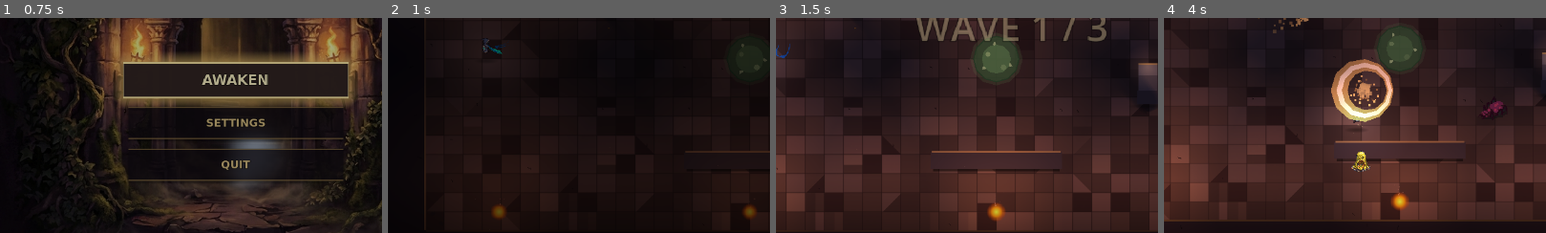
Above: before the commit, frames 1-4 (left to right).
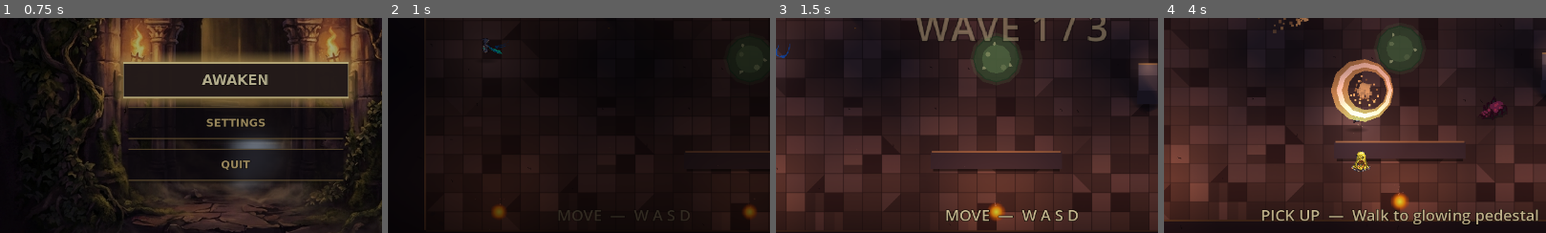
Above: after the commit, the same moments.

Repository: alitaghva1/ethera
Game: Godot game, scene res://scenes/main_menu.tscn
Same seed, same stepped clock (60 frames per second), same inputs: the game is played once before the commit and once after it.
Inputs (mouse positions are % of the whole screen's width and height, from its top left):
- Up to frame 1 (0.75 s): tap Enter at 0.5 s; move the mouse to (72, 45) at 0.52 s; press the mouse at (72, 45) at 0.53 s; hold D (move_right) from 0.53 s (still down)
- Up to frame 2 (1 s): keep holding D (move_right); tap Shift (dash_strike) at 0.8 s
- Up to frame 3 (1.5 s): release D (move_right) at 1.25 s; release the mouse at (72, 45) at 1.25 s; drag from (30, 55) to (15, 22) at 1.27 s
- Up to frame 4 (4 s): move the mouse to (60, 28) at 2.02 s; press the mouse at (60, 28) at 2.03 s; hold D (move_right) 2.03-2.75 s; tap Shift (dash_strike) at 2.3, 3.6 s; release the mouse at (60, 28) at 2.75 s; drag from (45, 70) to (20, 35) at 2.77 s; move the mouse to (80, 65) at 3.52 s; hold A (move_left) from 3.53 s (still down); click (80, 65) at 3.67 s
The pictures show only the part of the screen within x 19-69%, y 40-90%; the shares and areas given below are measured in that part.

Frame 1 is identical in both runs. In frame 2, 0.3% of the frame differs, in the area x 44-79%, y 89-95%; in frame 3, 0.8%; in frame 4, 1.7%, in the area x 25-98%, y 88-96%.

Commit message:
feat(godot iter-160): first-run tutorial — MOVE → ATTACK → DASH → PICK UP
Skeleton → 0.2 pass: every new player drops into a 20-enemy, 63-relic,
hit-stop / shake / theme-tinted combat system blind. The existing
iter-123 controls hint was a one-line status_label that auto-fades —
useful but easily missed under combat. Real onboarding needs to gate
on actual player action so it's UNMISSABLE.

Iter-160 adds an in-room tutorial state machine that runs on the
very first room of the very first run (GameState.has_completed_tutorial
= false). Four sequential prompts, each gated on a specific input:

  WAIT_MOVE    "MOVE  —  W A S D"
               advances after hero has traveled ≥ 200 px (distance
               threshold so a stray button press doesn't skip it)

  WAIT_ATTACK  "ATTACK  —  LEFT MOUSE"
               advances on Input.is_action_just_pressed("attack")
               (fires whether or not the swing connected — player
               learning the input doesn't need an enemy nearby)

  WAIT_DASH    "DASH  —  SHIFT"
               advances on Input.is_action_just_pressed("dash_strike")

  WAIT_PICKUP  "PICK UP  —  Walk to glowing pedestal"
               advances when _on_pickup_claimed fires with a name in
               GameState.RELIC_REGISTRY (shrines / chest gold don't
               trigger the advance — must be a relic)

DONE fades the label out + sets has_completed_tutorial = true + saves
immediately. Persistent across runs / sessions — never shown again
unless the save is wiped.

UI: new TutorialLabel in main.tscn. Bottom-center, 26 pt warm-cream
on dark outline, fades in/out (0.45 s ease-out). modulate.a = 0 in
the .tscn so the very first frame doesn't flash before _arm_tutorial
sets the text.

State machine code (in main.gd):
  TutorialState enum: OFF / WAIT_MOVE / WAIT_ATTACK / WAIT_DASH /
                      WAIT_PICKUP / DONE
  _arm_tutorial() in _ready when has_completed_tutorial false + room 0
  _tick_tutorial(delta) per frame for the polled gates (MOVE distance,
                          attack / dash key just-pressed)
  pickup advance hooked into the existing _on_pickup_claimed
  _set_tutorial_text(text) snap + fade-in
  _finalize_tutorial() flags completion + fades out

Persistence: save_to_dict bumped (still version 5) to include the
new flag; load_from_dict tolerant-defaults to false on missing key.

Booted clean headless. Existing iter-123 controls hint stays — the
two systems overlap by intent (hint is a one-shot reminder, tutorial
is a guided sequence), but they don't fight each other (one writes
status_label, the other writes tutorial_label).

Co-Authored-By: Claude Opus 4.7 (1M context) <noreply@anthropic.com>

Diff:
--- a/slime-depths-godot/scenes/main.tscn
+++ b/slime-depths-godot/scenes/main.tscn
@@ -235,6 +235,34 @@
 horizontal_alignment = 2
 vertical_alignment = 1
 
+; Iter 160 — first-run tutorial prompt. Hidden by default; main.gd
+; activates only when GameState.has_completed_tutorial is false AND
+; we're in room 0. Bottom-center, big enough to read at a glance,
+; warm-cream color matching the title family. Prompts cycle through
+; MOVE → ATTACK → DASH → PICK UP, advancing on detected input.
+; Starts modulate.a = 0 so the fade-in tween from main.gd has a
+; clean ramp.
+[node name="TutorialLabel" type="Label" parent="UI"]
+anchors_preset = 5
+anchor_left = 0.5
+anchor_right = 0.5
+anchor_top = 1.0
+anchor_bottom = 1.0
+offset_left = -260.0
+offset_top = -130.0
+offset_right = 260.0
+offset_bottom = -68.0
+grow_horizontal = 2
+grow_vertical = 0
+modulate = Color(1, 1, 1, 0)
+theme_override_font_sizes/font_size = 26
+theme_override_colors/font_color = Color(1.0, 0.92, 0.72, 1.0)
+theme_override_colors/font_outline_color = Color(0.04, 0.02, 0.0, 0.95)
+theme_override_constants/outline_size = 4
+text = ""
+horizontal_alignment = 1
+vertical_alignment = 1
+
 ; ── Relics: small unobtrusive row top-left under HP ─────────────────
 ; No backing panel — the badges have their own per-icon styling and
 ; sit floating in the corner. When the player owns no relics (most of
--- a/slime-depths-godot/scripts/game_state.gd
+++ b/slime-depths-godot/scripts/game_state.gd
@@ -65,6 +65,11 @@
 # action (not implemented yet — when it lands, just include this
 # field in the reset list).
 var has_seen_controls_hint: bool = false
+# Iter 160 — first-run tutorial. Set true after the player completes
+# the 4-step prompt sequence (MOVE → ATTACK → DASH → PICK UP RELIC)
+# in their very first run's room 0. Persistent, so subsequent runs
+# never see the tutorial again unless the save is wiped.
+var has_completed_tutorial: bool = false
 
 # ── Relic registry ───────────────────────────────────────────────────
 # Modifier keys read by hero.gd:
@@ -925,6 +930,7 @@
 		"master_volume": master_volume,
 		"unlocked_achievements": unlocked_achievements,
 		"has_seen_controls_hint": has_seen_controls_hint,
+		"has_completed_tutorial": has_completed_tutorial,
 	}
 
 # Tolerant loader: every field has a default, missing keys are ignored,
@@ -949,6 +955,11 @@
 	# pre-v4 saves → false (player hasn't seen the hint on this profile,
 	# so it shows on next room load — desired behavior on upgrade).
 	has_seen_controls_hint = bool(d.get("has_seen_controls_hint", false))
+	# Iter 160 — tutorial completion flag. Missing on pre-v5 saves → false
+	# (the existing player sees the tutorial on their next first room
+	# load — fine, it's a 30-second beat that auto-completes once they
+	# play).
+	has_completed_tutorial = bool(d.get("has_completed_tutorial", false))
 
 	# Array[String] needs a fresh typed array — JSON returns a plain
 	# Array (no element typing) so we rebuild element-by-element and
--- a/slime-depths-godot/scripts/main.gd
+++ b/slime-depths-godot/scripts/main.gd
@@ -212,6 +212,10 @@
 # RunState.run_elapsed_seconds(). Stops updating when _alive flips
 # false (hero death finalizes via GameState.finalize_run_time).
 @onready var run_timer_label: Label = $UI/RunTimerLabel
+# Iter 160 — first-run tutorial prompt label. Lifecycle managed by
+# the tutorial state machine below. Hidden (modulate.a = 0) until
+# armed in _ready (only on first-ever run AND room 0).
+@onready var tutorial_label: Label = $UI/TutorialLabel
 @onready var room_label: Label = $UI/RoomLabel
 @onready var boss_bar: VBoxContainer = $UI/BossBar
 @onready var boss_name: Label = $UI/BossBar/Name
@@ -376,6 +380,26 @@
 var _wave_fade_tween: Tween = null
 var _hit_stop_timer := 0.0
 var _death_screen: Node = null
+
+# Iter 160 — first-run tutorial state machine. Runs only on the very
+# first room of the very first run (GameState.has_completed_tutorial
+# = false). Each step gates on a specific input the player must
+# perform; once detected, advances to the next prompt. Tracking
+# distance traveled instead of a single "first key press" so a stray
+# button mash doesn't skip the MOVE step.
+enum TutorialState {
+	OFF,             # tutorial not active (subsequent rooms / runs)
+	WAIT_MOVE,       # show "MOVE — WASD" until ~200 px traveled
+	WAIT_ATTACK,     # show "ATTACK — LEFT MOUSE" until attack pressed
+	WAIT_DASH,       # show "DASH — SHIFT" until dash strike pressed
+	WAIT_PICKUP,     # show "PICK UP RELIC — Walk to glowing pedestal"
+	DONE,            # short fade-out then OFF + persist completion
+}
+var _tutorial_state: TutorialState = TutorialState.OFF
+var _tutorial_distance_moved: float = 0.0
+const TUTORIAL_MOVE_THRESHOLD: float = 200.0
+const TUTORIAL_FADE_DUR: float = 0.45
+var _tutorial_fade_tween: Tween = null
 # Iter 15 — count of enemies queued by _start_wave that haven't
 # actually spawned yet (timer-deferred). The wave-clear check in
 # _process needs to know about these so the staggered spawn window
@@ -586,6 +610,13 @@
 		SaveSystem.save_now()
 	else:
 		status_label.text = ""
+	# Iter 160 — first-run tutorial prompts. Activates only on the
+	# very first room of the very first run (has_completed_tutorial
+	# false). Plays out a 4-step sequence: MOVE → ATTACK → DASH →
+	# PICK UP. Sets the flag + saves once DONE so it never appears
+	# again, even across runs / sessions, until the save is wiped.
+	if not GameState.has_completed_tutorial and RunState.current_room_index == 0:
+		_arm_tutorial()
 	wave_label.text = "WAVE 1 / %d  incoming" % max(1, _waves.size())
 	# Iter 33 — special-room dispatch. Combat rooms run the wave timer
 	# as before; treasure / shrine rooms skip waves and route through
@@ -615,6 +646,11 @@
 	# fight the snapping. Stops updating after hero death (_alive flips
 	# false in _on_hero_died) so the last visible time is the death-time.
 	_update_run_timer_label()
+	# Iter 160 — tutorial progression. Cheap branch when state is OFF
+	# (early-out on the first line) so the polling cost is negligible
+	# in the steady state.
+	if _tutorial_state != TutorialState.OFF:
+		_tick_tutorial(get_process_delta_time())
 	if _hit_stop_timer > 0.0:
 		_hit_stop_timer -= 1.0 / 60.0
 		if _hit_stop_timer <= 0.0:
@@ -2695,6 +2731,12 @@
 	# matching icon → no tween fires for them, which is correct.
 	_rebuild_relic_strip(_name)
 	_resolve_room_pickup()
+	# Iter 160 — tutorial: WAIT_PICKUP advances when a RELIC pickup
+	# happens (filtered above; shrines pass-through but we want a
+	# RELIC specifically for the tutorial). The advance fades the
+	# prompt out + flags completion in _finalize_tutorial.
+	if _tutorial_state == TutorialState.WAIT_PICKUP and GameState.RELIC_REGISTRY.has(_name):
+		_advance_tutorial(TutorialState.DONE, "")
 
 # iter-118: Portal placement clearance. Doors visually want at least
 # DOOR_CLEARANCE_RADIUS px of free space around their spawn position so
@@ -3459,6 +3501,86 @@
 # Polling avoids having to wrap all 9 call sites that set
 # status_label.text — they keep working unmodified, and this loop
 # handles state reset automatically.
+# Iter 160 — first-run tutorial. State machine spelled out in the
+# TutorialState enum at the top of the file. Each step is a
+# single-line text prompt with a defined input gate; once detected,
+# advance to the next step. The DONE state runs once on transition
+# in (set GameState flag + persist), then OFF.
+#
+# Design notes:
+#   • Distance-based gate on MOVE (not "first input") so a stray
+#     button press during loading doesn't skip the prompt.
+#   • Input.is_action_just_pressed used for ATTACK and DASH so the
+#     gate fires whether or not the swing/dash actually CONNECTED
+#     with anything — the player learning to dash doesn't have an
+#     enemy nearby to dash through.
+#   • PICK UP gate uses the existing Events.pickup_claimed signal
+#     subscriber (_on_pickup_claimed) — extended to also advance
+#     the tutorial state when in WAIT_PICKUP. Filter on the name
+#     being in RELIC_REGISTRY so chest "gold" pickups don't count.
+func _arm_tutorial() -> void:
+	if tutorial_label == null:
+		return
+	_tutorial_state = TutorialState.WAIT_MOVE
+	_tutorial_distance_moved = 0.0
+	_set_tutorial_text("MOVE  —  W A S D")
+
+func _tick_tutorial(delta: float) -> void:
+	match _tutorial_state:
+		TutorialState.WAIT_MOVE:
+			if hero != null:
+				_tutorial_distance_moved += hero.velocity.length() * delta
+				if _tutorial_distance_moved >= TUTORIAL_MOVE_THRESHOLD:
+					_advance_tutorial(TutorialState.WAIT_ATTACK, "ATTACK  —  LEFT MOUSE")
+		TutorialState.WAIT_ATTACK:
+			if Input.is_action_just_pressed("attack"):
+				_advance_tutorial(TutorialState.WAIT_DASH, "DASH  —  SHIFT")
+		TutorialState.WAIT_DASH:
+			if Input.is_action_just_pressed("dash_strike"):
+				_advance_tutorial(TutorialState.WAIT_PICKUP, "PICK UP  —  Walk to glowing pedestal")
+		TutorialState.WAIT_PICKUP:
+			# Advance hook lives in _on_pickup_claimed extension below.
+			pass
+		TutorialState.DONE:
+			_finalize_tutorial()
+		_:
+			pass
+
+func _advance_tutorial(next: TutorialState, prompt: String) -> void:
+	_tutorial_state = next
+	if next == TutorialState.DONE:
+		# Fade-out flow handled by _finalize_tutorial; don't show new text.
+		_finalize_tutorial()
+		return
+	_set_tutorial_text(prompt)
+
+func _set_tutorial_text(text: String) -> void:
+	if tutorial_label == null:
+		return
+	tutorial_label.text = text
+	# Fade in (kills any in-flight fade so back-to-back advances
+	# always settle at full alpha).
+	if _tutorial_fade_tween != null and _tutorial_fade_tween.is_valid():
+		_tutorial_fade_tween.kill()
+	tutorial_label.modulate.a = 0.0
+	_tutorial_fade_tween = create_tween()
+	_tutorial_fade_tween.tween_property(tutorial_label, "modulate:a", 1.0, TUTORIAL_FADE_DUR)\
+		.set_trans(Tween.TRANS_QUAD).set_ease(Tween.EASE_OUT)
+
+func _finalize_tutorial() -> void:
+	# Move to OFF immediately so the tick loop early-outs. Fade the
+	# label out over the same duration. Persist the flag.
+	_tutorial_state = TutorialState.OFF
+	GameState.has_completed_tutorial = true
+	SaveSystem.save_now()
+	if tutorial_label == null:
+		return
+	if _tutorial_fade_tween != null and _tutorial_fade_tween.is_valid():
+		_tutorial_fade_tween.kill()
+	_tutorial_fade_tween = create_tween()
+	_tutorial_fade_tween.tween_property(tutorial_label, "modulate:a", 0.0, TUTORIAL_FADE_DUR)\
+		.set_trans(Tween.TRANS_QUAD).set_ease(Tween.EASE_IN)
+
 # Iter 158 — format current run elapsed seconds as "m:ss" into the
 # HUD label. Reads RunState.run_elapsed_seconds() (returns 0.0 when
 # not in an active run, so the HUD stays at "0:00" on edge cases).
